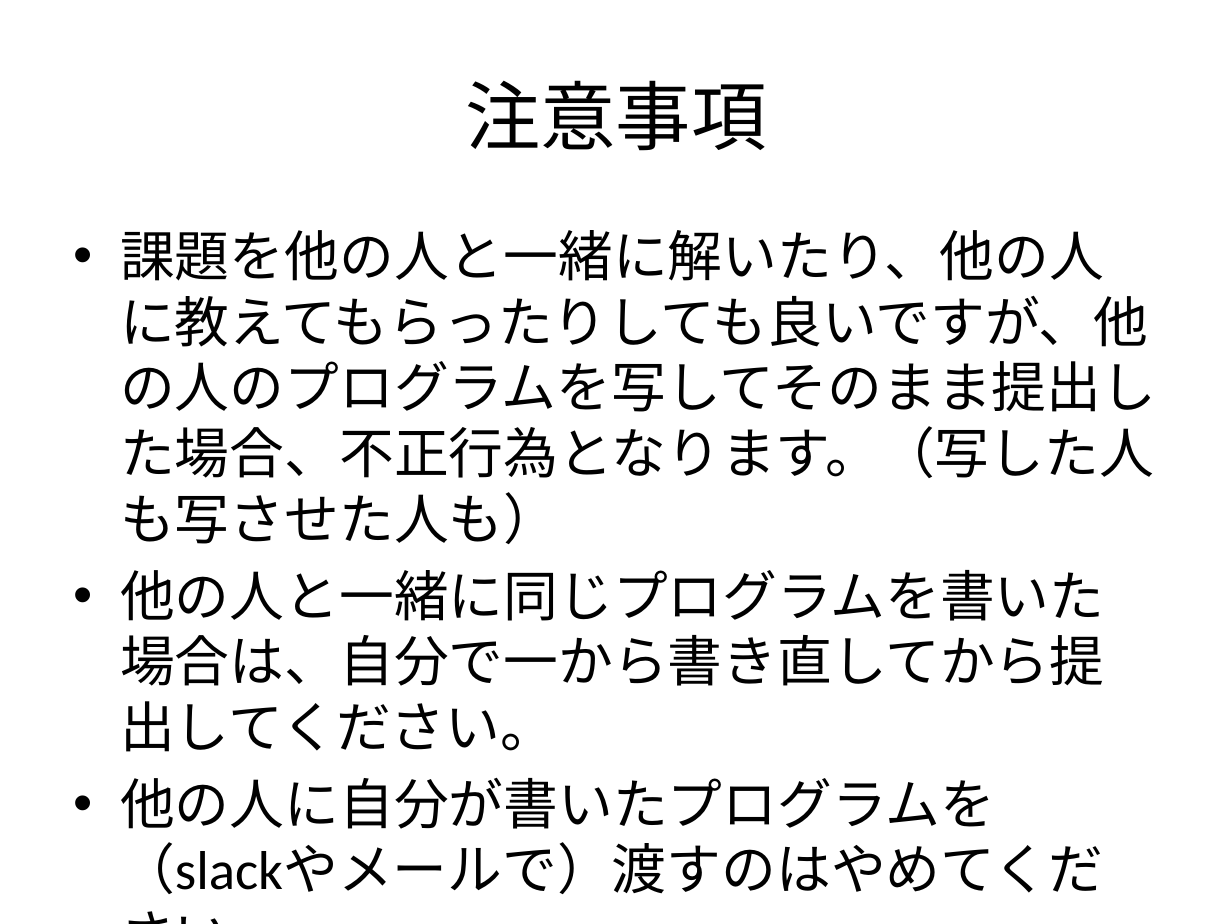
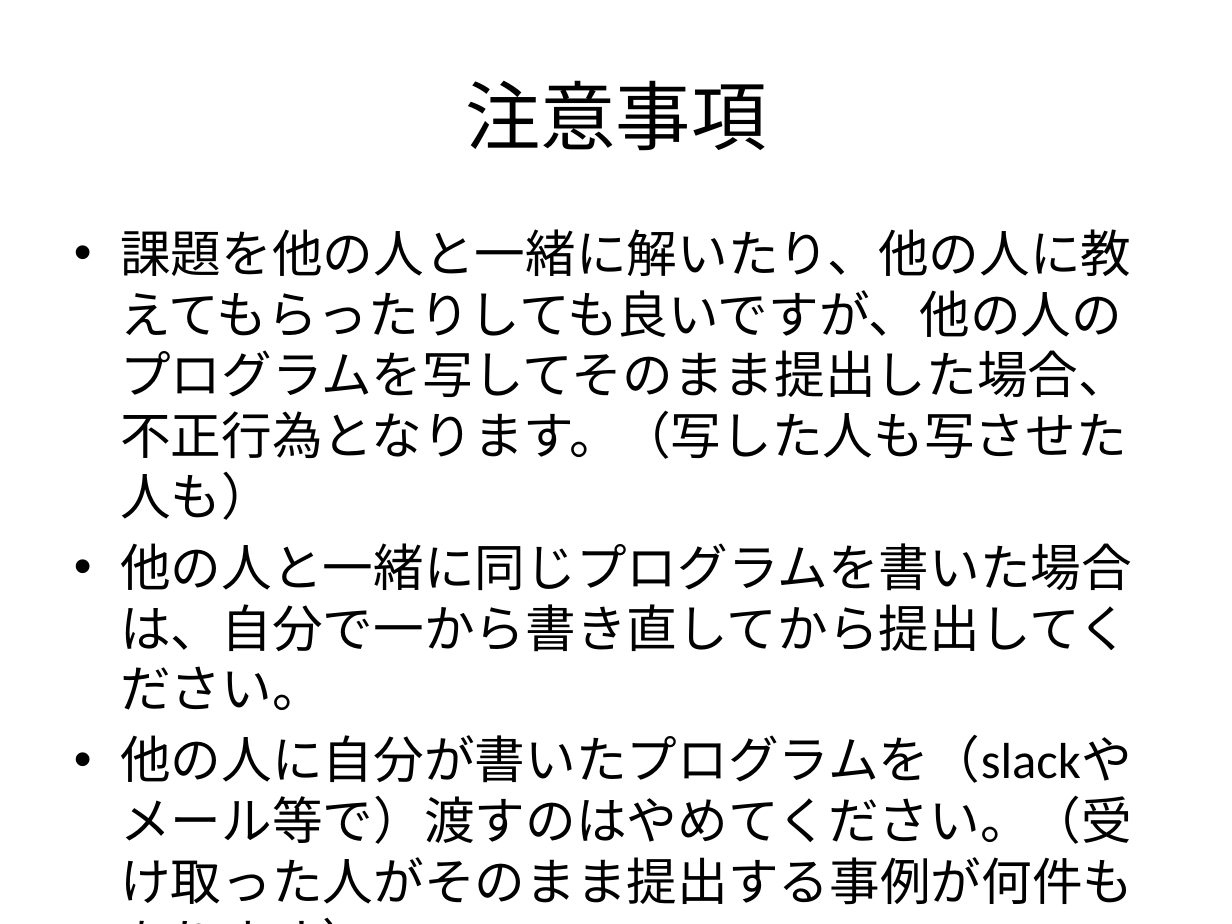
Before and after one commit to www-sasanolab/www-sasanolab.github.io, a slide deck: slide 5 of ~sasano/lecture/pn2/26/P01.pptx. Drawn at 1232x924 pixels with LibreOffice and Linux fonts; fonts in the diff are those of the drawing. Boxes give left, top, right and bottom in pixels: in the first picture for what was removed or moved away, otherwise in the second. Text is boxed around its words. In the diff, an @@ line names an element or a change of style, - is before the commit and + after.

```diff
--- a/~sasano/lecture/pn2/26/P01.pptx
+++ b/~sasano/lecture/pn2/26/P01.pptx
@@ text at bbox=[120, 229, 1132, 710]: size 32 to 29.6 pt in "課題を他の人と一緒に解いたり、他の人に教えてもらったりしても良いですが、他の人のプログラムを写してそのまま提出した場合、 ...", "他の人と一緒に同じプログラムを書いた場合は、自分で一から書き直してから提出してください。" @@
@@ text at bbox=[120, 734, 1133, 905]: text changed; size 32 to 29.6 pt @@
-• 他の人に自分が書いたプログラムを（slackやメールで）渡すのはやめてください。
+• 他の人に自分が書いたプログラムを（slackやメール等で）渡すのはやめてください。（受け取った人がそのまま提出する事例が何件もあります）
```
Also in this commit, not shown: 1 other slide changed, 1 other file.
